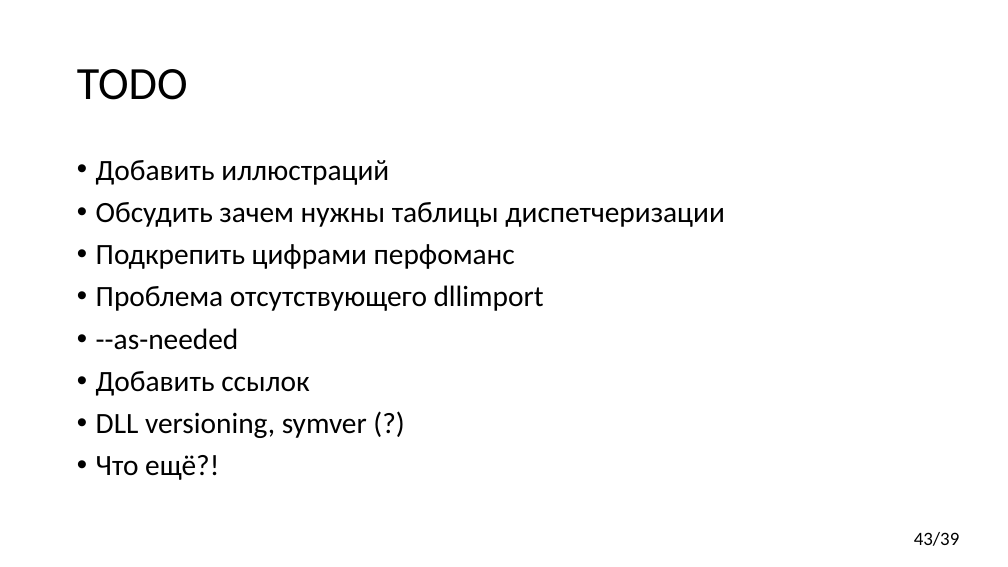
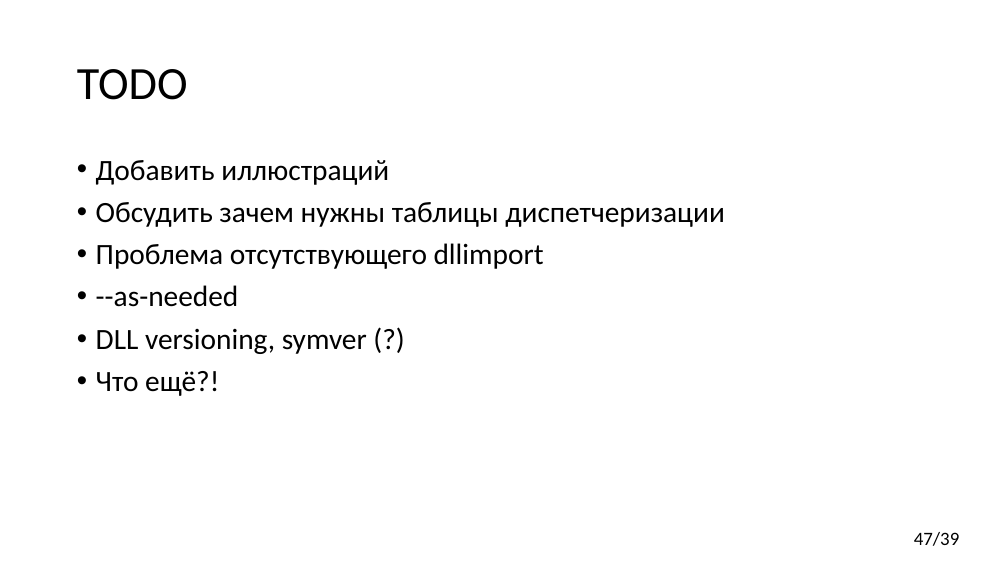
Before and after one commit to yugr/CppRussia, a slide deck: slide 47 of 2024/RU.pptx (slide 43 before the commit). Drawn at 1008x567 pixels with LibreOffice and Linux fonts; fonts in the diff are those of the drawing. Boxes give left, top, right and bottom in pixels: in the first picture for what was removed or moved away, otherwise in the second. Text is boxed around its words. In the diff, an @@ line names an element or a change of style, - is before the commit and + after.

```diff
--- a/2024/RU.pptx
+++ b/2024/RU.pptx
@@ text at bbox=[96, 244, 515, 269]: paragraph removed @@
-• Подкрепить цифрами перфоманс
@@ text at bbox=[96, 371, 309, 396]: paragraph removed @@
-• Добавить ссылок
@@ page number at bbox=[914, 532, 960, 546]: text changed @@
-43/39
+47/39
```
Also in this commit, not shown: 6 other slides changed, 6 slides added, 1 other file.
